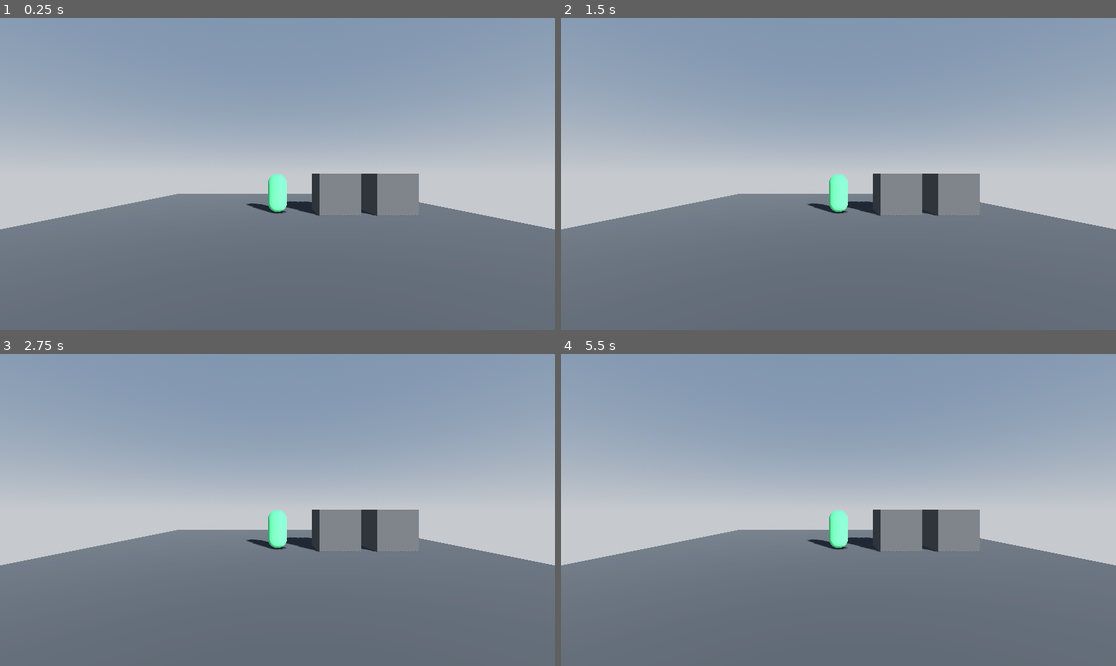
Above: before the commit, frames 1-4 (two rows, left to right).
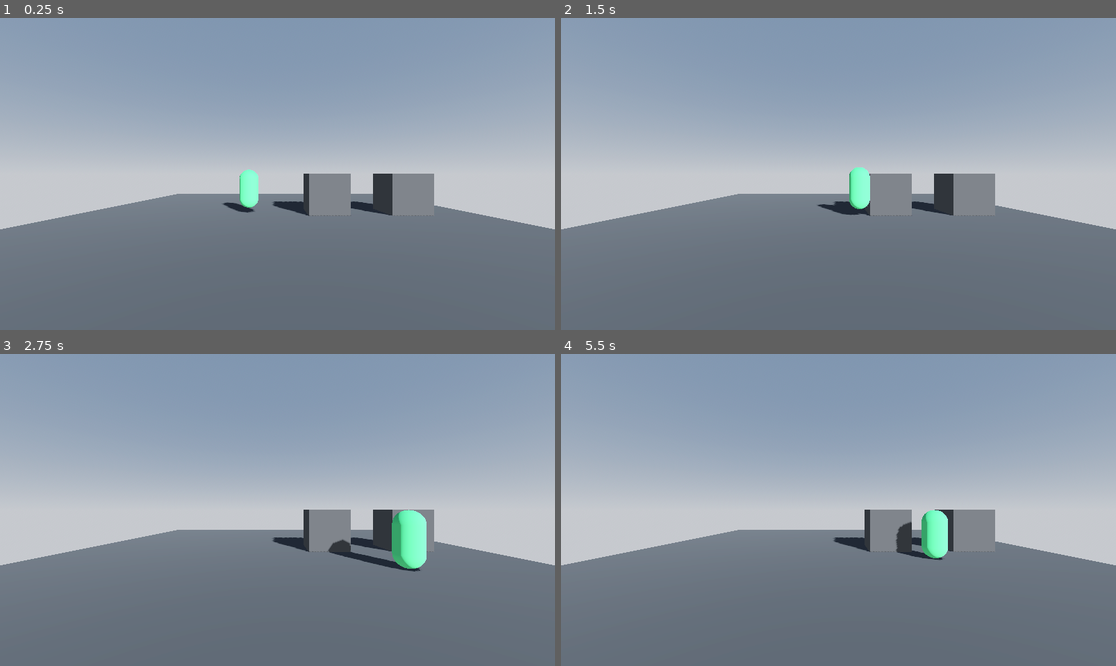
Above: after the commit, the same moments.

Repository: crystal-bit/platform-3d
Game: Godot game, scene res://game.tscn
The game is run twice, just before and just after one commit, with the same random seed, the same clock (stepped at 60 frames per second) and the same inputs.
Inputs (mouse positions are in pixels of both pictures, inside the frame that each line leads up to):
- Up to frame 1 (0.25 s): no input
- Up to frame 2 (1.5 s): tap Enter (ui_accept) at 0.5, 0.6, 0.77, 1.07, 1.35 s; move the mouse to (960, 158) at 0.52 s; hold Right (ui_right) 0.53-1.28 s; click (960, 158) at 0.67 s; move the mouse to (727, 189) at 1.27 s; hold Down (ui_down) from 1.28 s (still down)
- Up to frame 3 (2.75 s): tap Enter (ui_accept) at 1.52, 1.82, 2.1 s; move the mouse to (333, 441) at 2.02 s; release Down (ui_down) at 2.03 s; hold Right (ui_right) from 2.03 s (still down)
- Up to frame 4 (5.5 s): move the mouse to (810, 572) at 2.77 s; release Right (ui_right) at 2.78 s; hold Up (ui_up) 2.78-3.53 s; tap Enter (ui_accept) at 2.85, 3.02, 3.32, 3.6, 3.77, 4.07, 4.35, 4.52, 4.82, 5.1 s; click (810, 572) at 2.92 s; move the mouse to (1005, 556) at 3.52 s; hold Left (ui_left) 3.53-5.03 s; move the mouse to (672, 463) at 4.27 s; move the mouse to (866, 510) at 5.02 s; hold Down (ui_down) from 5.03 s (still down); click (866, 510) at 5.17 s

The runs differ from the first frame. In frame 1, 2.3% of the frame differs, in the area x 40-79%, y 48-64%; in frame 2, 2.2%; in frame 3, 3.2%, in the area x 44-79%, y 49-70%; in frame 4, 2.4%.

Commit message:
feat: basic phyics setup

Diff:
--- a/game.tscn
+++ b/game.tscn
@@ -1,6 +1,7 @@
-[gd_scene load_steps=9 format=3 uid="uid://bbtnbh21lburf"]
+[gd_scene load_steps=11 format=3 uid="uid://bnqe37j0if8oq"]
 
-[ext_resource type="Material" uid="uid://rh34e3fs4skp" path="res://level_material.tres" id="1_n87rx"]
+[ext_resource type="PackedScene" path="res://objects/player.tscn" id="1_yrwpo"]
+[ext_resource type="Material" uid="uid://rh34e3fs4skp" path="res://objects/level_material.tres" id="3_ygqb1"]
 
 [sub_resource type="ProceduralSkyMaterial" id="ProceduralSkyMaterial_6jqg2"]
 sky_top_color = Color(0.384314, 0.454902, 0.54902, 1)
@@ -17,20 +18,54 @@
 tonemap_mode = 2
 glow_enabled = true
 
-[sub_resource type="StandardMaterial3D" id="StandardMaterial3D_w1mdx"]
-albedo_color = Color(0.247059, 0.698039, 0.407843, 1)
+[sub_resource type="GDScript" id="GDScript_alas7"]
+script/source = "extends CharacterBody3D
 
-[sub_resource type="CapsuleMesh" id="CapsuleMesh_2ft3q"]
-material = SubResource("StandardMaterial3D_w1mdx")
+
+const SPEED = 5.0
+const JUMP_VELOCITY = 4.5
+
+# Get the gravity from the project settings to be synced with RigidBody nodes.
+var gravity = ProjectSettings.get_setting(\"physics/3d/default_gravity\")
+
+
+func _physics_process(delta):
+	# Add the gravity.
+	if not is_on_floor():
+		velocity.y -= gravity * delta
+
+	# Handle Jump.
+	if Input.is_action_just_pressed(\"ui_accept\") and is_on_floor():
+		velocity.y = JUMP_VELOCITY
+
+	# Get the input direction and handle the movement/deceleration.
+	# As good practice, you should replace UI actions with custom gameplay actions.
+	var input_dir = Input.get_vector(\"ui_left\", \"ui_right\", \"ui_up\", \"ui_down\")
+	var direction = (transform.basis * Vector3(input_dir.x, 0, input_dir.y)).normalized()
+	if direction:
+		velocity.x = direction.x * SPEED
+		velocity.z = direction.z * SPEED
+	else:
+		velocity.x = move_toward(velocity.x, 0, SPEED)
+		velocity.z = move_toward(velocity.z, 0, SPEED)
+
+	move_and_slide()
+"
 
 [sub_resource type="PlaneMesh" id="PlaneMesh_rg2bj"]
-material = ExtResource("1_n87rx")
+material = ExtResource("3_ygqb1")
 size = Vector2(20, 20)
+
+[sub_resource type="BoxShape3D" id="BoxShape3D_gxyla"]
+size = Vector3(20, 0, 20)
 
 [sub_resource type="BoxMesh" id="BoxMesh_yhtow"]
 size = Vector3(2, 2, 2)
 
-[node name="Node3D" type="Node3D"]
+[sub_resource type="BoxShape3D" id="BoxShape3D_o65ds"]
+size = Vector3(2, 2, 2)
+
+[node name="Game" type="Node3D"]
 
 [node name="WorldEnvironment" type="WorldEnvironment" parent="."]
 environment = SubResource("Environment_f5wl3")
@@ -39,22 +74,42 @@
 transform = Transform3D(-0.817077, -0.356747, 0.452899, 0.553564, -0.704961, 0.443392, 0.161097, 0.612994, 0.77349, 7.45405, 0, 11.0694)
 shadow_enabled = true
 
-[node name="Player" type="MeshInstance3D" parent="."]
-transform = Transform3D(1, 0, 0, 0, 1, 0, 0, 0, 1, 0, 1, 0)
-mesh = SubResource("CapsuleMesh_2ft3q")
+[node name="Player" parent="." instance=ExtResource("1_yrwpo")]
+transform = Transform3D(1, 0, 0, 0, 1, 0, 0, 0, 1, -1.5, 1.39717, 0)
+script = SubResource("GDScript_alas7")
 
-[node name="Floor" type="MeshInstance3D" parent="."]
+[node name="Floor" type="StaticBody3D" parent="."]
+
+[node name="FloorMesh" type="MeshInstance3D" parent="Floor"]
 mesh = SubResource("PlaneMesh_rg2bj")
+skeleton = NodePath("../..")
 
-[node name="Box" type="MeshInstance3D" parent="."]
-transform = Transform3D(1, 0, 0, 0, 1, 0, 0, 0, 1, 3, 1, 0)
-material_override = ExtResource("1_n87rx")
+[node name="CollisionShape3D" type="CollisionShape3D" parent="Floor"]
+shape = SubResource("BoxShape3D_gxyla")
+
+[node name="Box" type="StaticBody3D" parent="."]
+transform = Transform3D(1, 0, 0, 0, 1, 0, 0, 0, 1, 2.5, 1, 0)
+metadata/_edit_group_ = true
+
+[node name="Mesh" type="MeshInstance3D" parent="Box"]
+material_override = ExtResource("3_ygqb1")
 mesh = SubResource("BoxMesh_yhtow")
+skeleton = NodePath("../..")
 
-[node name="Box2" type="MeshInstance3D" parent="."]
-transform = Transform3D(1, 0, 0, 0, 1, 0, 0, 0, 1, 5.75, 1, 0)
-material_override = ExtResource("1_n87rx")
+[node name="CollisionShape3D" type="CollisionShape3D" parent="Box"]
+shape = SubResource("BoxShape3D_o65ds")
+
+[node name="Box2" type="StaticBody3D" parent="."]
+transform = Transform3D(1, 0, 0, 0, 1, 0, 0, 0, 1, 6.5, 1, 0)
+metadata/_edit_group_ = true
+
+[node name="Mesh" type="MeshInstance3D" parent="Box2"]
+material_override = ExtResource("3_ygqb1")
 mesh = SubResource("BoxMesh_yhtow")
+skeleton = NodePath("../..")
+
+[node name="CollisionShape3D" type="CollisionShape3D" parent="Box2"]
+shape = SubResource("BoxShape3D_o65ds")
 
 [node name="Camera3D" type="Camera3D" parent="."]
 transform = Transform3D(1, 0, 0, 0, 1, 0, 0, 0, 1, 0, 2, 10.7176)
--- /dev/null
+++ b/objects/player.gd
@@ -0,0 +1,31 @@
+extends CharacterBody3D
+
+
+const SPEED = 5.0
+const JUMP_VELOCITY = 4.5
+
+# Get the gravity from the project settings to be synced with RigidBody nodes.
+var gravity = ProjectSettings.get_setting("physics/3d/default_gravity")
+
+
+func _physics_process(delta):
+	# Add the gravity.
+	if not is_on_floor():
+		velocity.y -= gravity * delta
+
+	# Handle Jump.
+	if Input.is_action_just_pressed("ui_accept") and is_on_floor():
+		velocity.y = JUMP_VELOCITY
+
+	# Get the input direction and handle the movement/deceleration.
+	# As good practice, you should replace UI actions with custom gameplay actions.
+	var input_dir = Input.get_vector("ui_left", "ui_right", "ui_up", "ui_down")
+	var direction = (transform.basis * Vector3(input_dir.x, 0, input_dir.y)).normalized()
+	if direction:
+		velocity.x = direction.x * SPEED
+		velocity.z = direction.z * SPEED
+	else:
+		velocity.x = move_toward(velocity.x, 0, SPEED)
+		velocity.z = move_toward(velocity.z, 0, SPEED)
+
+	move_and_slide()
--- /dev/null
+++ b/objects/player.tscn
@@ -0,0 +1,24 @@
+[gd_scene load_steps=5 format=3]
+
+[ext_resource type="Script" path="res://objects/player.gd" id="1_2d105"]
+
+[sub_resource type="CapsuleShape3D" id="CapsuleShape3D_4i6ba"]
+
+[sub_resource type="StandardMaterial3D" id="StandardMaterial3D_w1mdx"]
+albedo_color = Color(0.247059, 0.698039, 0.407843, 1)
+
+[sub_resource type="CapsuleMesh" id="CapsuleMesh_2ft3q"]
+material = SubResource("StandardMaterial3D_w1mdx")
+
+[node name="Player" type="CharacterBody3D"]
+script = ExtResource("1_2d105")
+metadata/_edit_group_ = true
+metadata/_edit_lock_ = true
+
+[node name="CollisionShape3D" type="CollisionShape3D" parent="."]
+transform = Transform3D(1, 0, 0, 0, 1, 0, 0, 0, 1, 0, 1, 0)
+shape = SubResource("CapsuleShape3D_4i6ba")
+
+[node name="PlayerMesh" type="MeshInstance3D" parent="."]
+transform = Transform3D(1, 0, 0, 0, 1, 0, 0, 0, 1, 0, 1, 0)
+mesh = SubResource("CapsuleMesh_2ft3q")
--- a/project.godot
+++ b/project.godot
@@ -13,3 +13,31 @@
 config/name="platform-tutorial"
 run/main_scene="res://game.tscn"
 config/features=PackedStringArray("4.0")
+
+[editor_plugins]
+
+enabled=PackedStringArray("res://addons/input-overlay/plugin.cfg")
+
+[input]
+
+player_right={
+"deadzone": 0.5,
+"events": [Object(InputEventKey,"resource_local_to_scene":false,"resource_name":"","device":-1,"window_id":0,"alt_pressed":false,"shift_pressed":false,"ctrl_pressed":false,"meta_pressed":false,"pressed":false,"keycode":0,"physical_keycode":68,"key_label":0,"unicode":100,"echo":false,"script":null)
+, Object(InputEventKey,"resource_local_to_scene":false,"resource_name":"","device":-1,"window_id":0,"alt_pressed":false,"shift_pressed":false,"ctrl_pressed":false,"meta_pressed":false,"pressed":false,"keycode":0,"physical_keycode":4194321,"key_label":0,"unicode":0,"echo":false,"script":null)
+]
+}
+player_left={
+"deadzone": 0.5,
+"events": [Object(InputEventKey,"resource_local_to_scene":false,"resource_name":"","device":-1,"window_id":0,"alt_pressed":false,"shift_pressed":false,"ctrl_pressed":false,"meta_pressed":false,"pressed":false,"keycode":0,"physical_keycode":65,"key_label":0,"unicode":97,"echo":false,"script":null)
+, Object(InputEventKey,"resource_local_to_scene":false,"resource_name":"","device":-1,"window_id":0,"alt_pressed":false,"shift_pressed":false,"ctrl_pressed":false,"meta_pressed":false,"pressed":false,"keycode":0,"physical_keycode":4194319,"key_label":0,"unicode":0,"echo":false,"script":null)
+]
+}
+player_jump={
+"deadzone": 0.5,
+"events": [Object(InputEventKey,"resource_local_to_scene":false,"resource_name":"","device":-1,"window_id":0,"alt_pressed":false,"shift_pressed":false,"ctrl_pressed":false,"meta_pressed":false,"pressed":false,"keycode":0,"physical_keycode":32,"key_label":0,"unicode":32,"echo":false,"script":null)
+]
+}
+
+[physics]
+
+3d/default_gravity=35.0
Not shown, changed: addons/input-overlay/src/logic.gd
Renamed: level_material.tres -> objects/level_material.tres
